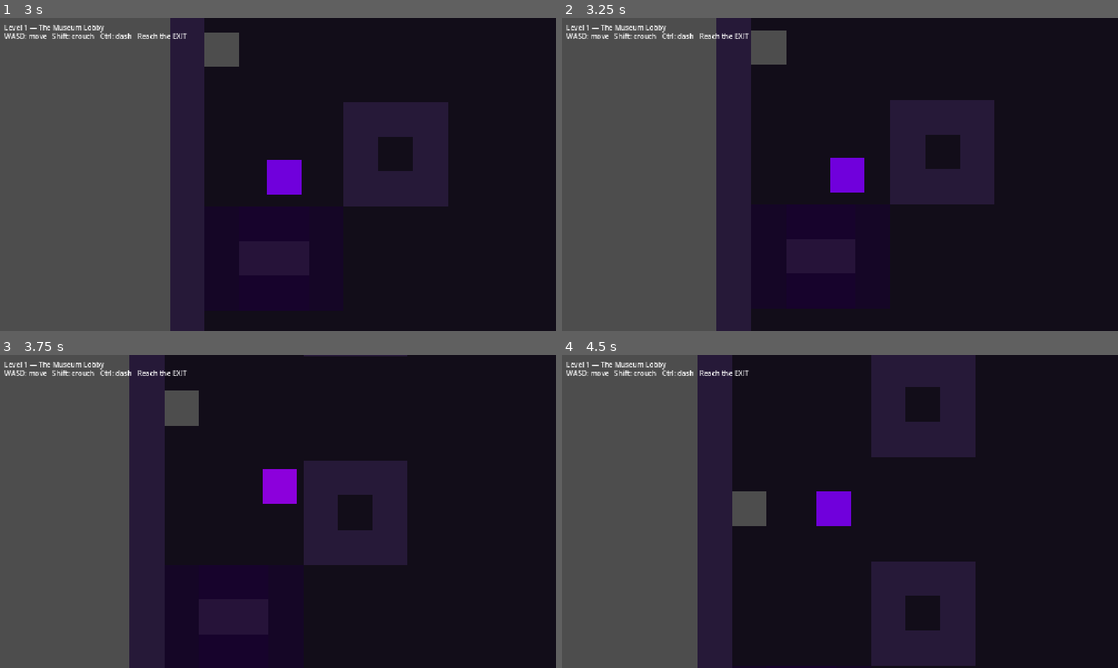
Above: before the commit, frames 1-4 (two rows, left to right).
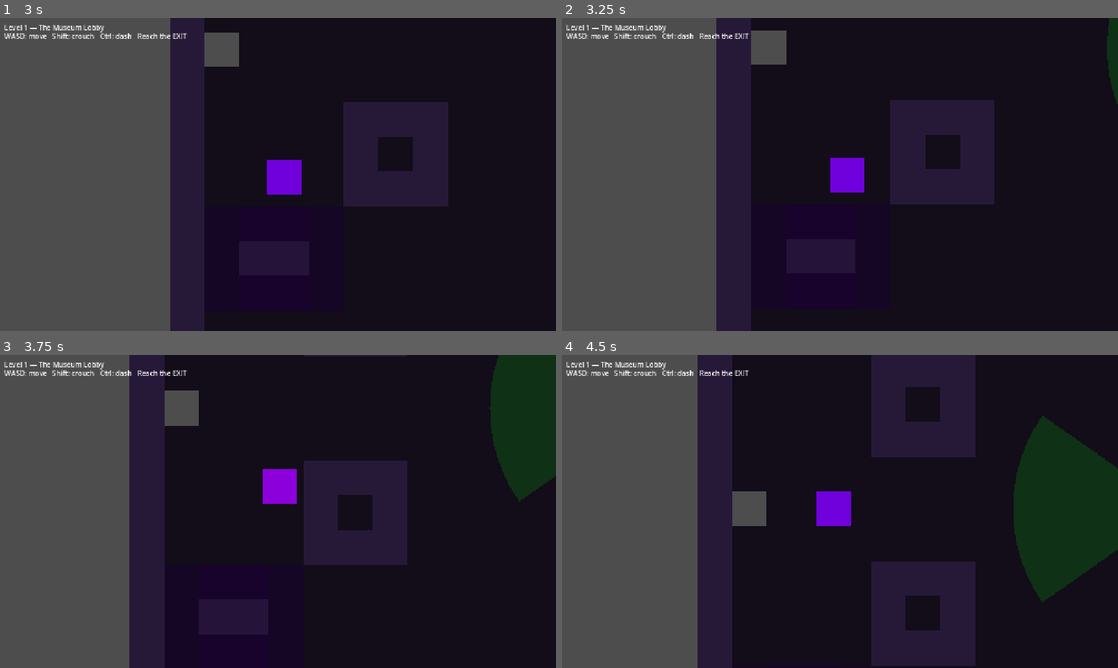
Above: after the commit, the same moments.

Repository: iamsidge/purple-weasle
Game: Godot game, scene res://scenes/main_menu.tscn
The game is run twice, just before and just after one commit, with the same random seed, the same clock (stepped at 60 frames per second) and the same inputs.
Inputs:
- Up to frame 1 (3 s): click "Play" at 0.5 s; tap Enter at 1.25 s; hold D (move_right) 1.28-2.03 s; hold Ctrl (crouch) 1.28-2.03 s; hold S (move_down) 2.03-2.78 s; tap Shift (dash) at 2.1 s; hold D (move_right) from 2.78 s (still down); hold Ctrl (crouch) from 2.78 s (still down)
- Up to frame 2 (3.25 s): keep holding D (move_right); keep holding Ctrl (crouch)
- Up to frame 3 (3.75 s): release D (move_right) at 3.53 s; release Ctrl (crouch) at 3.53 s; hold W (move_up) from 3.53 s (still down); tap Shift (dash) at 3.6 s
- Up to frame 4 (4.5 s): release W (move_up) at 4.28 s; hold A (move_left) from 4.28 s (still down); hold Ctrl (crouch) from 4.28 s (still down)

Frame 1 is identical in both runs. In frame 2, 0.4% of the frame differs, in the area x 98-100%, y 0-28%; in frame 3, 4.7%; in frame 4, 8.0%, in the area x 81-100%, y 19-80%.
Error before the commit: Invalid access to property or key 'global_position' on a base object of type 'null instance'. (res://scripts/guard.gd:103)

Commit message:
Fix null global_position error — swap NodePath patrol to Node2D refs
Root cause: get_path_to(pa) returns a path relative to the Level node,
but guard.gd resolved it with get_node() relative to itself — always null.

Fix: patrol_points changed from Array[NodePath] to Array[Node2D] so the
guard holds direct node references with no path resolution at all.
Also added is_instance_valid() guard in _patrol and null check on player
spawn in level_01.gd.

Co-Authored-By: Claude Sonnet 4.6 <noreply@anthropic.com>

Diff:
--- a/scripts/guard.gd
+++ b/scripts/guard.gd
@@ -11,7 +11,7 @@
 const ALERT_THRESHOLD := 70.0
 
 # ─── Exports ─────────────────────────────────────────────────────────────────
-@export var patrol_points : Array[NodePath] = []
+var patrol_points : Array[Node2D] = []
 @export var wait_time     : float           = 1.5
 @export var facing_angle  : float           = 0.0
 
@@ -99,13 +99,15 @@
 		move_and_slide()
 		return
 
-	var target    : Node2D = get_node(patrol_points[current_patrol])
-	var dir       := (target.global_position - global_position).normalized()
+	var target : Node2D = patrol_points[current_patrol]
+	if not is_instance_valid(target):
+		return
+	var dir := (target.global_position - global_position).normalized()
 	velocity = dir * SPEED_PATROL
 	_face(dir)
 	move_and_slide()
 
-	if global_position.distance_to(target.global_position) < 8.0:
+	if is_instance_valid(target) and global_position.distance_to(target.global_position) < 8.0:
 		is_waiting = true
 		wait_timer = wait_time
 
--- a/scripts/level_01.gd
+++ b/scripts/level_01.gd
@@ -60,7 +60,7 @@
 			match ch:
 				"#": _place_wall(pos)
 				".": _place_floor(pos)
-				"P": player.global_position = pos
+				"P": if player: player.global_position = pos
 				"G": _place_guard(pos, row)
 				"S": _place_shadow(pos)
 				"E": _place_exit(pos)
@@ -98,7 +98,7 @@
 	add_child(visual)
 
 func _place_guard(pos: Vector2, row: int) -> void:
-	# Patrol points as siblings so guard can reference them by path
+	# Create patrol waypoints as direct Node2D references — no NodePath needed
 	var pa := Node2D.new()
 	var pb := Node2D.new()
 	pa.name     = "PatrolA"
@@ -109,12 +109,14 @@
 	add_child(pb)
 
 	var guard : CharacterBody2D = GuardScene.instantiate()
-	guard.position      = pos
-	var points : Array[NodePath] = [get_path_to(pa), get_path_to(pb)]
-	guard.patrol_points = points
+	guard.position        = pos
 	guard.collision_layer = 4
 	guard.collision_mask  = 1
 	add_child(guard)
+
+	# Assign after add_child so the guard is in the scene tree
+	var points : Array[Node2D] = [pa, pb]
+	guard.patrol_points = points
 
 func _place_shadow(pos: Vector2) -> void:
 	var zone := ShadowZoneScene.instantiate()
